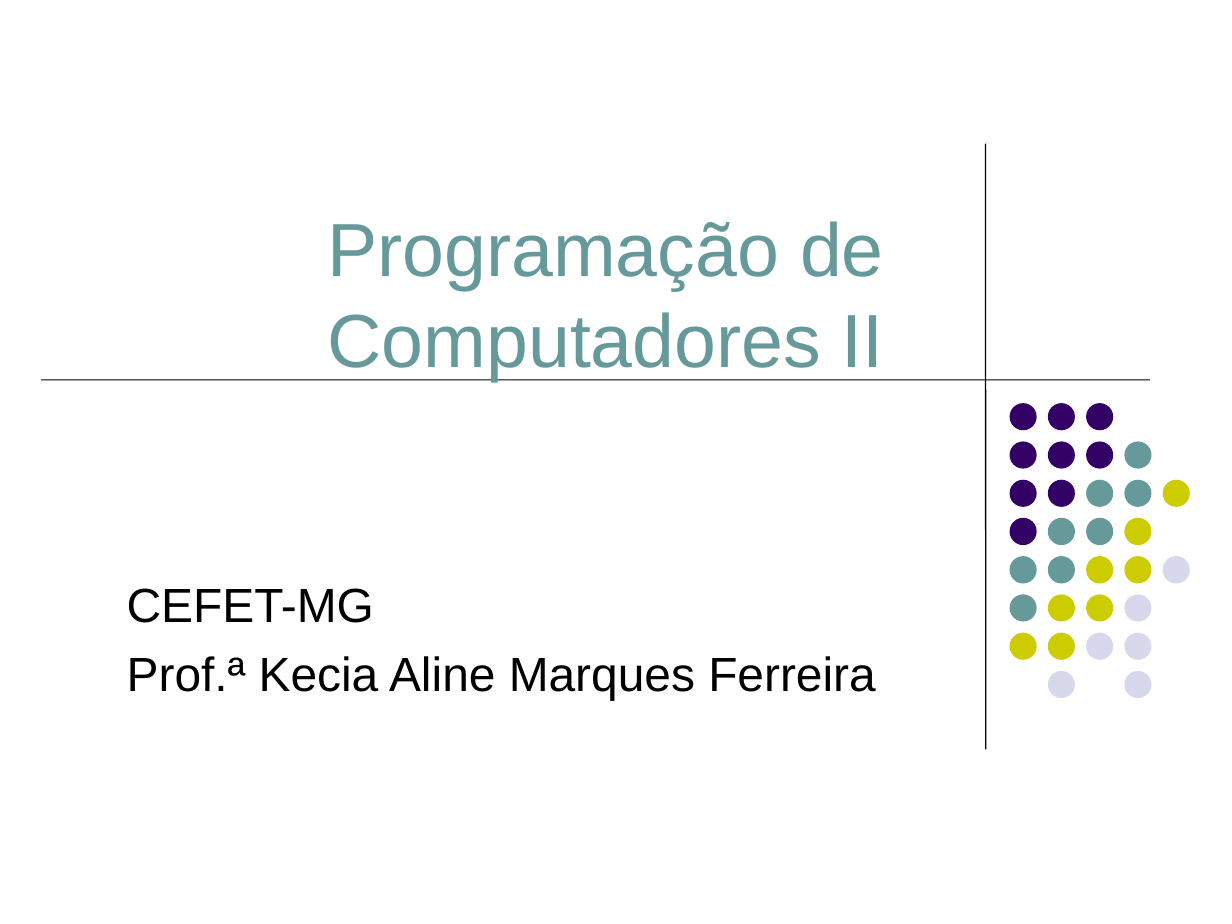
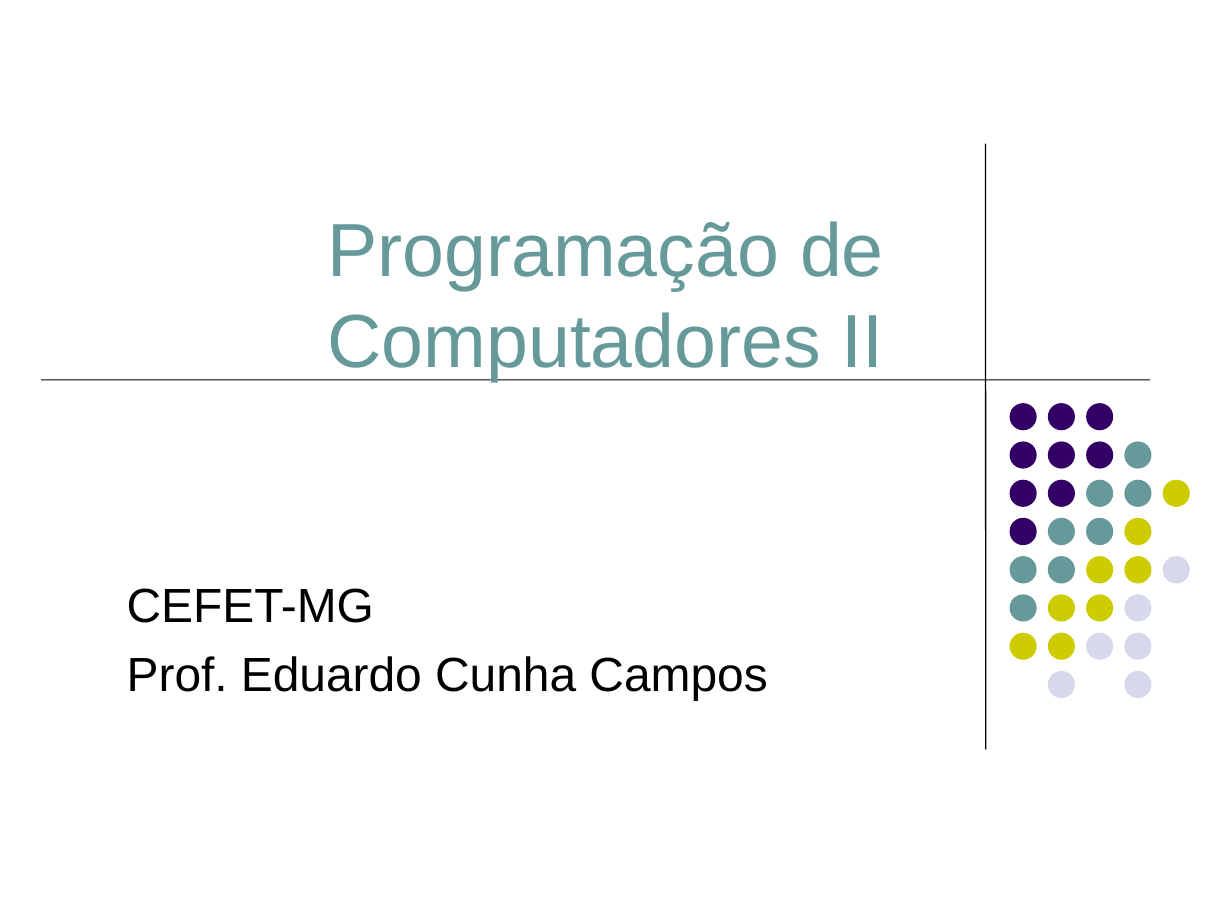
Before and after one commit to eduardocunha11/firstblog, a slide deck: slide 1 of aulas/poo/2.POO-Conceitos.ppt. Drawn at 1232x924 pixels with LibreOffice and Linux fonts; fonts in the diff are those of the drawing. Boxes give left, top, right and bottom in pixels: in the first picture for what was removed or moved away, otherwise in the second. Text is boxed around its words. In the diff, an @@ line names an element or a change of style, - is before the commit and + after.

```diff
--- a/aulas/poo/2.POO-Conceitos.ppt
+++ b/aulas/poo/2.POO-Conceitos.ppt
@@ subtitle at box(127, 656, 767, 700): text changed @@
-Prof.ª Kecia Aline Marques Ferreira
+Prof. Eduardo Cunha Campos
```
Also in this commit, not shown: 10 other files.
